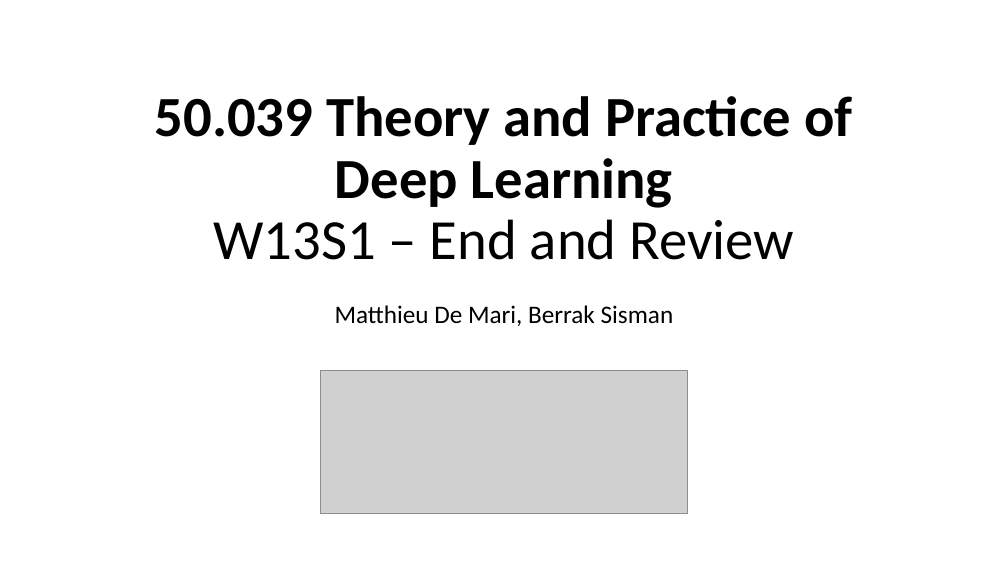
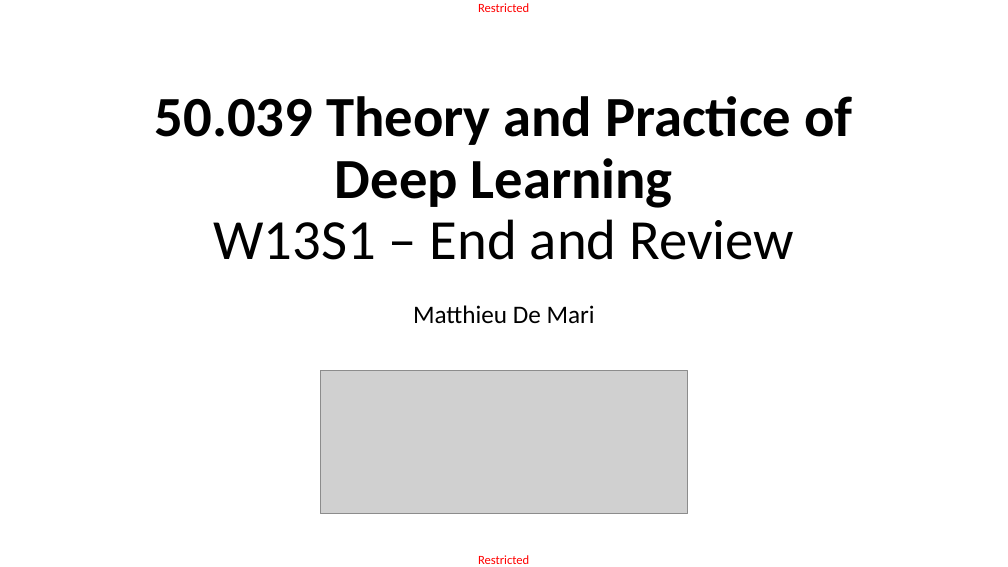
Before and after one commit to matthieudemari/SUTD_DL_50_039, a slide deck: slide 1 of W13/W13S1.pptx. Drawn at 1008x567 pixels with LibreOffice and Linux fonts; fonts in the diff are those of the drawing; grey boxes stand for pictures. Boxes give left, top, right and bottom in pixels: in the first picture for what was removed or moved away, otherwise in the second. Text is boxed around its words. In the diff, an @@ line names an element or a change of style, - is before the commit and + after.

```diff
--- a/W13/W13S1.pptx
+++ b/W13/W13S1.pptx
@@ text added at (478, 3, 529, 12), 12 pt, text #FF0000 @@
+Restricted
@@ subtitle at (413, 305, 595, 324): text changed @@
-Matthieu De Mari, Berrak Sisman
+Matthieu De Mari
@@ text added at (478, 555, 529, 564), 12 pt, text #FF0000 @@
+Restricted
```
Also in this commit, not shown: 28 other slides changed, 1 slide added, 1 other file.
